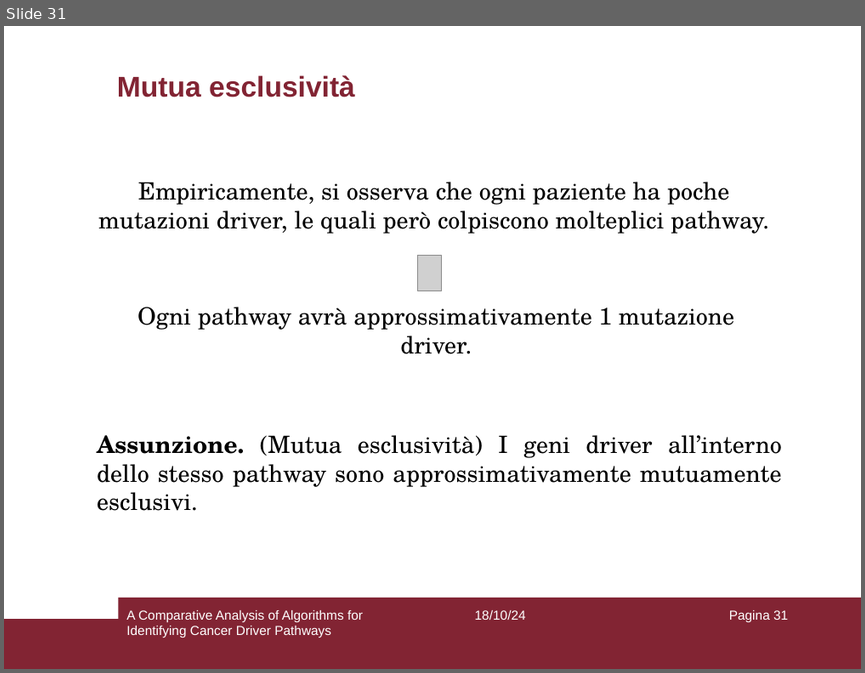
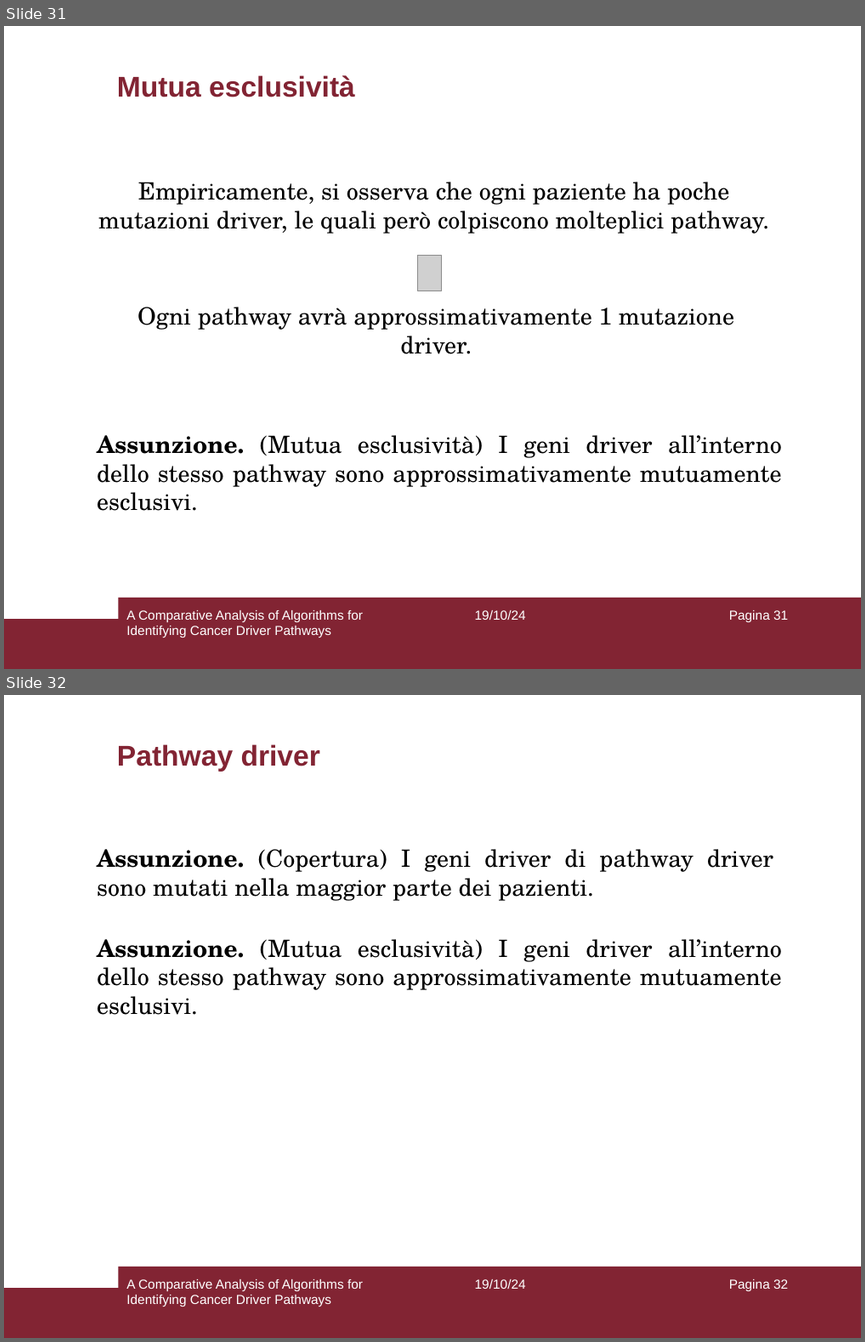
Before and after one commit to aflaag/bsc-thesis, a slide deck: presentation/slides.odp. Shown one above the other, each under a label of ours: slide 31 before the commit, slides 31 and 32 after it. The pictures are 865x673 and 865x1342 pixels, drawn with LibreOffice and Linux fonts; fonts in the diff are those of the drawing; grey boxes stand for pictures. Boxes give left, top, right and bottom in pixels: in the first picture for what was removed or moved away, otherwise in the second. Text is boxed around its words. In the diff, an @@ line names an element or a change of style, - is before the commit and + after.

```diff
--- a/presentation/slides.odp
+++ b/presentation/slides.odp
@@ slide 32 added at box(4, 695, 861, 1338), background #FFFFFF; not listed: 2 template elements that a slide beside it also shows @@
@@ title added at box(117, 744, 320, 771), 24 pt, text #822433, bold @@
+Pathway driver
@@ text added at box(97, 849, 773, 901), 20 pt, text #000000 @@
+Assunzione. (Copertura) I geni driver di pathway driver sono mutati nella maggior parte dei pazienti.
@@ text added at box(97, 939, 782, 1015), 20 pt, text #000000 @@
+Assunzione. (Mutua esclusività) I geni driver all’interno dello stesso pathway sono approssimativamente mutuamente esclusivi.
@@ text added at box(126, 1279, 363, 1306), 11 pt, text #FFFFFF @@
+A Comparative Analysis of Algorithms for Identifying Cancer Driver Pathways
@@ text added at box(475, 1279, 526, 1288), 11 pt, text #FFFFFF @@
+19/10/24
@@ page number added at box(729, 1279, 788, 1291), 11 pt, text #FFFFFF @@
+Pagina 32
```
Also in this commit, not shown: 65 other slides changed, 5 other slides added, 9 other files.
